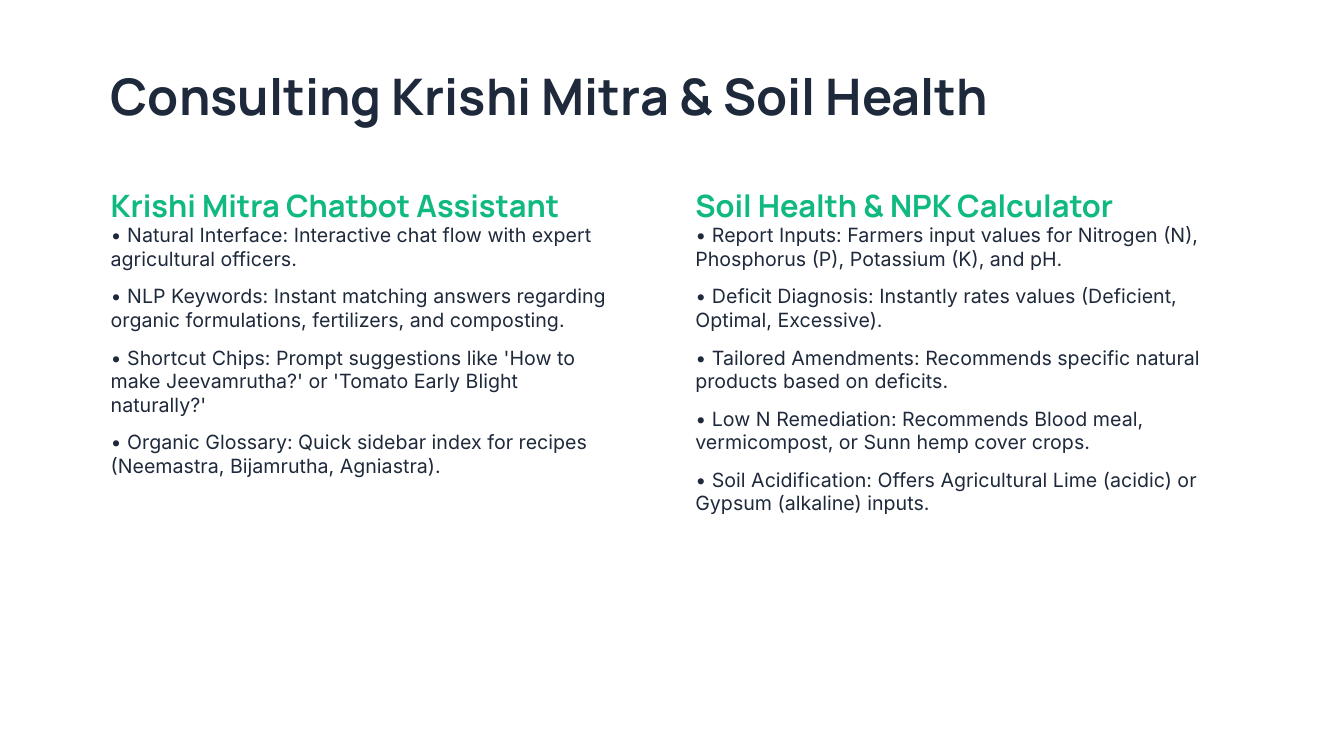
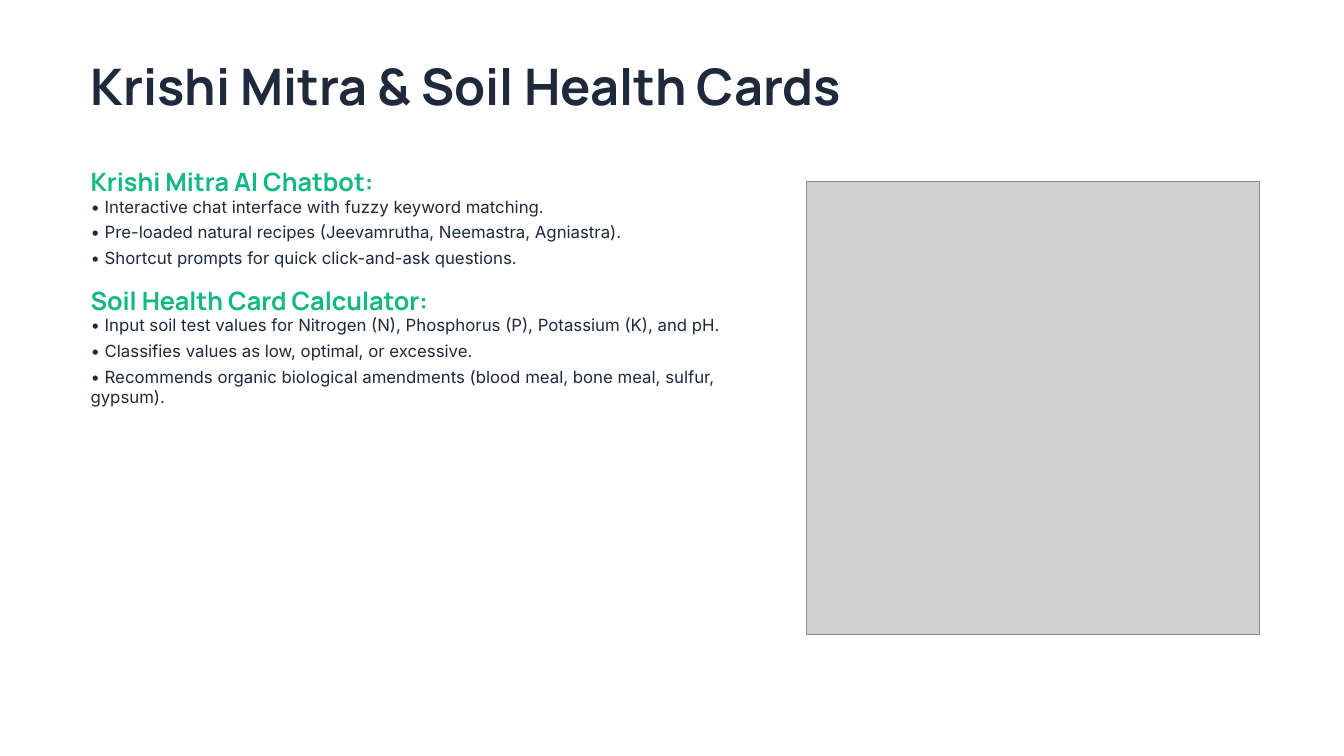
Before and after one commit to TsTeja13/farmtime, a slide deck: slide 5 of Farmtime_Presentation.pptx. Drawn at 1344x756 pixels with LibreOffice and Linux fonts; fonts in the diff are those of the drawing; grey boxes stand for pictures. Boxes give left, top, right and bottom in pixels: in the first picture for what was removed or moved away, otherwise in the second. Text is boxed around its words. In the diff, an @@ line names an element or a change of style, - is before the commit and + after.

```diff
--- a/Farmtime_Presentation.pptx
+++ b/Farmtime_Presentation.pptx
@@ text at box(91, 68, 841, 106): text changed @@
-Consulting Krishi Mitra & Soil Health
+Krishi Mitra & Soil Health Cards
@@ text at box(91, 172, 720, 407): text changed; size 14 to 12 pt @@
-Krishi Mitra Chatbot Assistant
-• Natural Interface: Interactive chat flow with expert agricultural officers.
-• NLP Keywords: Instant matching answers regarding organic formulations, fertilizers, and composting.
-• Shortcut Chips: Prompt suggestions like 'How to make Jeevamrutha?' or 'Tomato Early Blight naturally?'
-• Organic Glossary: Quick sidebar index for recipes (Neemastra, Bijamrutha, Agniastra).
+Krishi Mitra AI Chatbot:
+• Interactive chat interface with fuzzy keyword matching.
+• Pre-loaded natural recipes (Jeevamrutha, Neemastra, Agniastra).
+• Shortcut prompts for quick click-and-ask questions.
+Soil Health Card Calculator:
+• Input soil test values for Nitrogen (N), Phosphorus (P), Potassium (K), and pH.
+• Classifies values as low, optimal, or excessive.
+• Recommends organic biological amendments (blood meal, bone meal, sulfur, gypsum).
@@ text removed at box(695, 194, 1200, 514) @@
-Soil Health & NPK Calculator
-• Report Inputs: Farmers input values for Nitrogen (N), Phosphorus (P), Potassium (K), and pH.
-• Deficit Diagnosis: Instantly rates values (Deficient, Optimal, Excessive).
-• Tailored Amendments: Recommends specific natural products based on deficits.
-• Low N Remediation: Recommends Blood meal, vermicompost, or Sunn hemp cover crops.
-• Soil Acidification: Offers Agricultural Lime (acidic) or Gypsum (alkaline) inputs.
@@ picture added at box(807, 181, 1260, 635) @@
```
Also in this commit, not shown: 3 other slides changed, 3 slides added, 3 slides removed, 1 other file.
